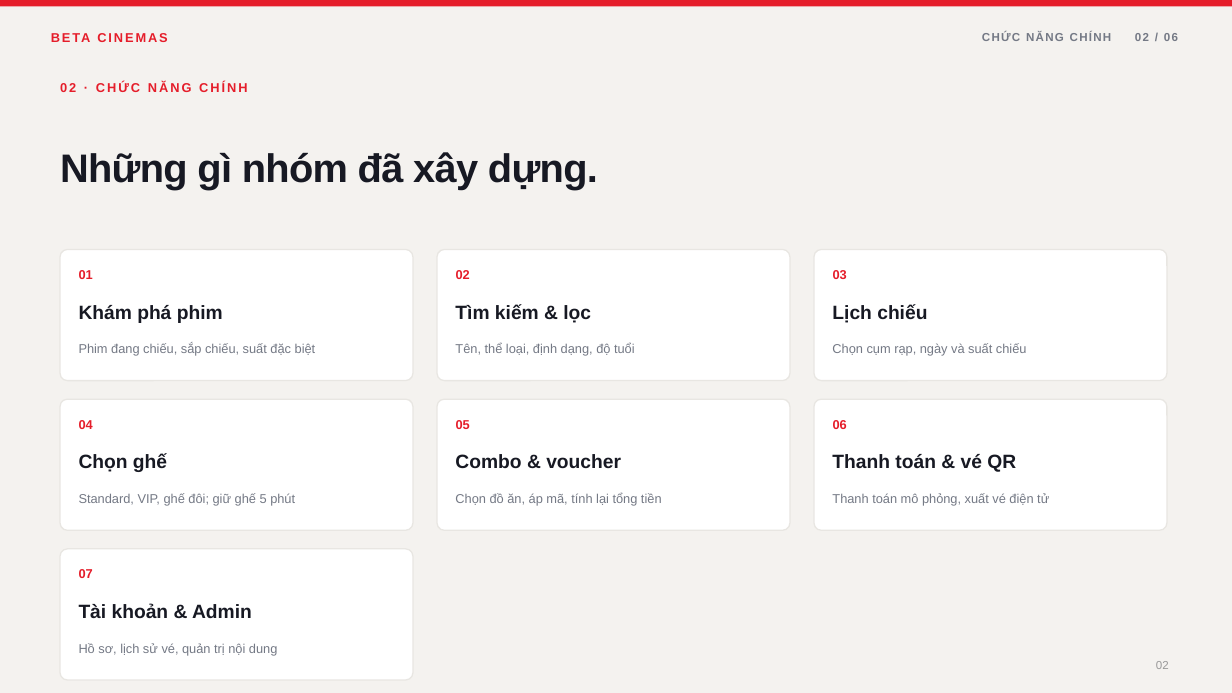
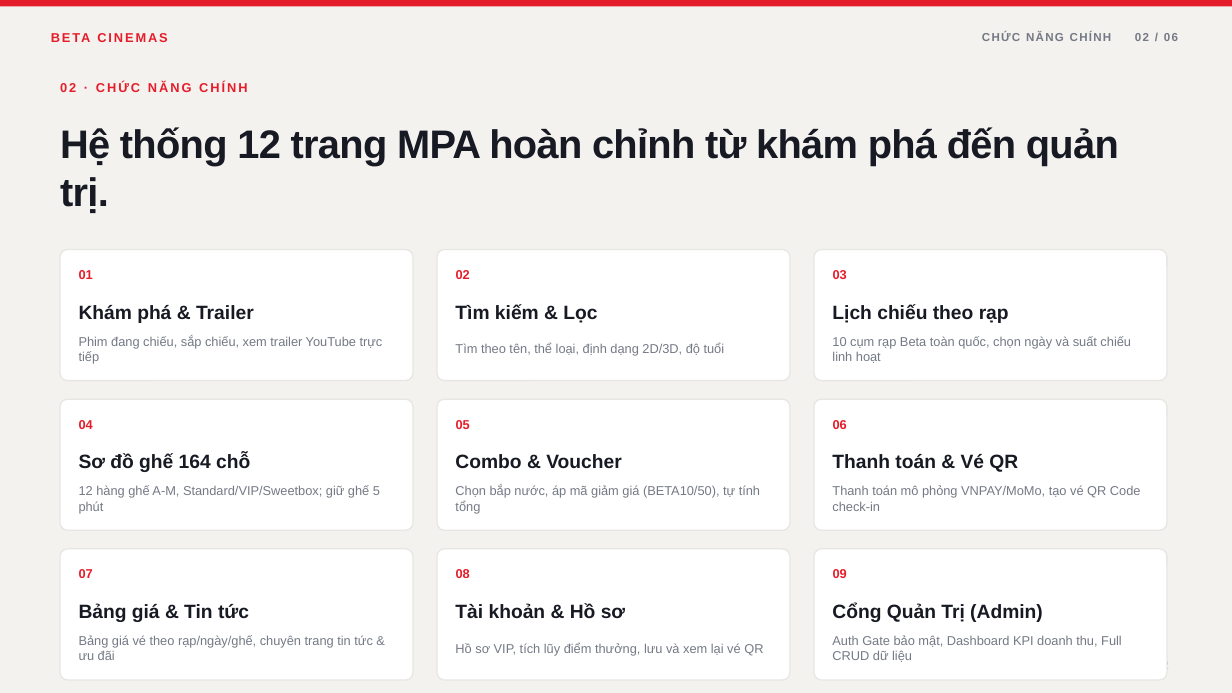
Before and after one commit to AsakiYuki/web2064-fa26, a slide deck: slide 2 of Beta-Cinemas-Presentation.pptx. Drawn at 1232x693 pixels with LibreOffice and Linux fonts; fonts in the diff are those of the drawing. Boxes give left, top, right and bottom in pixels: in the first picture for what was removed or moved away, otherwise in the second. Text is boxed around its words. In the diff, an @@ line names an element or a change of style, - is before the commit and + after.

```diff
--- a/Beta-Cinemas-Presentation.pptx
+++ b/Beta-Cinemas-Presentation.pptx
@@ text at [60, 127, 1119, 213]: text changed @@
-Những gì nhóm đã xây dựng.
+Hệ thống 12 trang MPA hoàn chỉnh từ khám phá đến quản trị.
@@ text at [79, 305, 254, 323]: text changed @@
-Khám phá phim
+Khám phá & Trailer
@@ text at [455, 304, 597, 323]: text changed @@
-Tìm kiếm & lọc
+Tìm kiếm & Lọc
@@ text at [832, 304, 1009, 323]: text changed @@
-Lịch chiếu
+Lịch chiếu theo rạp
@@ text at [79, 336, 383, 364]: text changed @@
-Phim đang chiếu, sắp chiếu, suất đặc biệt
+Phim đang chiếu, sắp chiếu, xem trailer YouTube trực tiếp
@@ text at [455, 343, 725, 356]: text changed @@
-Tên, thể loại, định dạng, độ tuổi
+Tìm theo tên, thể loại, định dạng 2D/3D, độ tuổi
@@ text at [832, 336, 1131, 363]: text changed @@
-Chọn cụm rạp, ngày và suất chiếu
+10 cụm rạp Beta toàn quốc, chọn ngày và suất chiếu linh hoạt
@@ text at [79, 453, 250, 472]: text changed @@
-Chọn ghế
+Sơ đồ ghế 164 chỗ
@@ text at [455, 454, 622, 468]: text changed @@
-Combo & voucher
+Combo & Voucher
@@ text at [832, 454, 1018, 472]: text changed @@
-Thanh toán & vé QR
+Thanh toán & Vé QR
@@ text at [79, 485, 380, 514]: text changed @@
-Standard, VIP, ghế đôi; giữ ghế 5 phút
+12 hàng ghế A-M, Standard/VIP/Sweetbox; giữ ghế 5 phút
@@ text at [455, 485, 760, 514]: text changed @@
-Chọn đồ ăn, áp mã, tính lại tổng tiền
+Chọn bắp nước, áp mã giảm giá (BETA10/50), tự tính tổng
@@ text at [832, 485, 1141, 511]: text changed @@
-Thanh toán mô phỏng, xuất vé điện tử
+Thanh toán mô phỏng VNPAY/MoMo, tạo vé QR Code check-in
@@ rounded rectangle added at [437, 549, 790, 680], fill #FFFFFF, outline #E8E6E2 0.99 pt @@
@@ text added at [456, 569, 470, 578], 10 pt, text #E51D2A, bold @@
+08
@@ rounded rectangle added at [814, 549, 1167, 680], fill #FFFFFF, outline #E8E6E2 0.99 pt @@
@@ text added at [833, 569, 847, 578], 10 pt, text #E51D2A, bold @@
+09
@@ text at [79, 603, 249, 622]: text changed @@
-Tài khoản & Admin
+Bảng giá & Tin tức
@@ text added at [455, 603, 625, 618], 15 pt, text #171923, bold @@
+Tài khoản & Hồ sơ
@@ text added at [832, 603, 1043, 622], 15 pt, text #171923, bold @@
+Cổng Quản Trị (Admin)
@@ text at [79, 635, 373, 660]: text changed @@
-Hồ sơ, lịch sử vé, quản trị nội dung
+Bảng giá vé theo rạp/ngày/ghế, chuyên trang tin tức & ưu đãi
@@ text added at [455, 643, 763, 656], 10 pt, text #747985 @@
+Hồ sơ VIP, tích lũy điểm thưởng, lưu và xem lại vé QR
@@ text added at [832, 635, 1122, 662], 10 pt, text #747985 @@
+Auth Gate bảo mật, Dashboard KPI doanh thu, Full CRUD dữ liệu
```
Also in this commit, not shown: 5 other slides changed, 2 other files.
